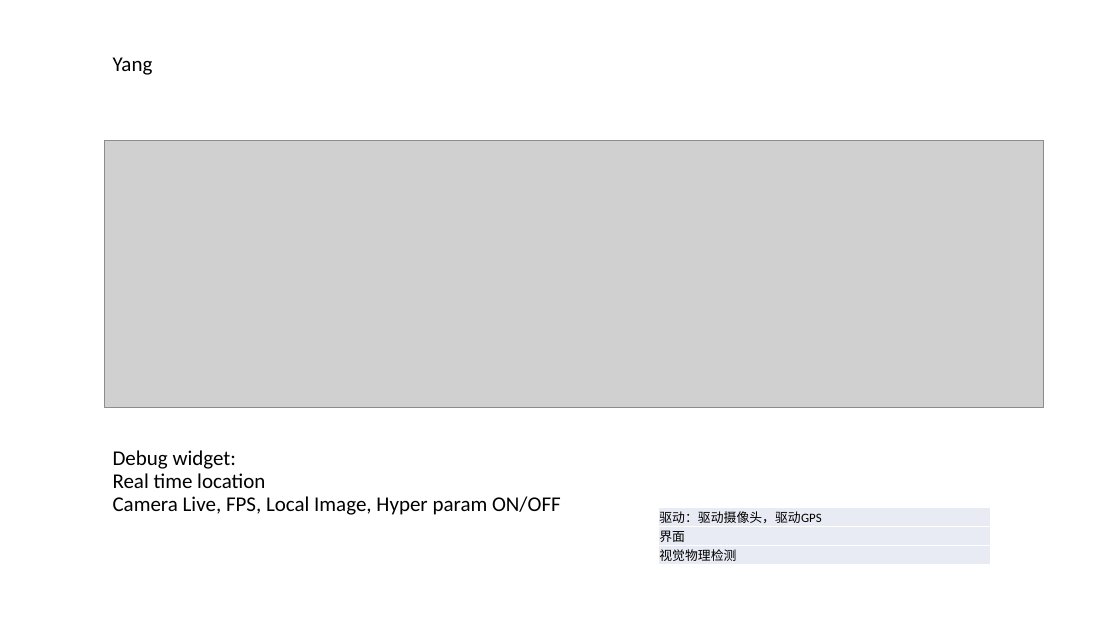
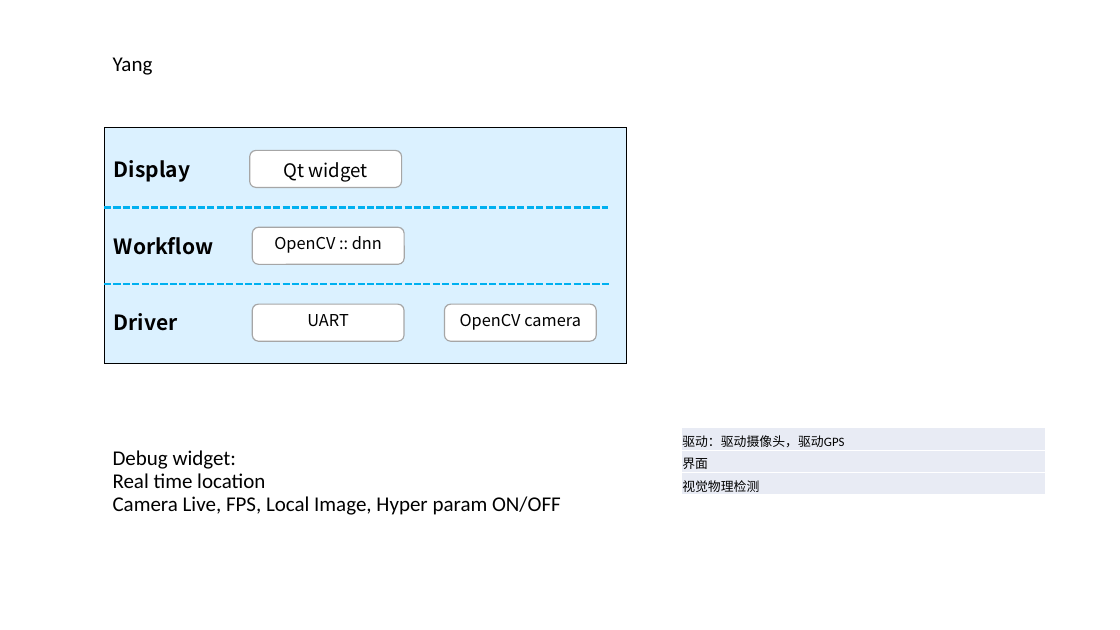
Before and after one commit to KW-DONG/Roads-Damages-Detector, a slide deck: slide 1 of doc/process/flow chart.pptx. Drawn at 1120x630 pixels with LibreOffice and Linux fonts; fonts in the diff are those of the drawing; grey boxes stand for pictures. Boxes give left, top, right and bottom in pixels: in the first picture for what was removed or moved away, otherwise in the second. Text is boxed around its words. In the diff, an @@ line names an element or a change of style, - is before the commit and + after.

```diff
--- a/doc/process/flow chart.pptx
+++ b/doc/process/flow chart.pptx
@@ picture removed at [104, 140, 1044, 407] @@
@@ group added at [104, 128, 626, 364]: 4 rounded rectangles, 3 texts, 2 lines, 1 rectangle @@
+Qt widget
+OpenCV :: dnn
+Display
+Workflow
+Driver
+UART
+OpenCV camera
@@ table: place and size @@
-table at [659, 507, 990, 565]
+table at [682, 428, 1046, 496]
```
